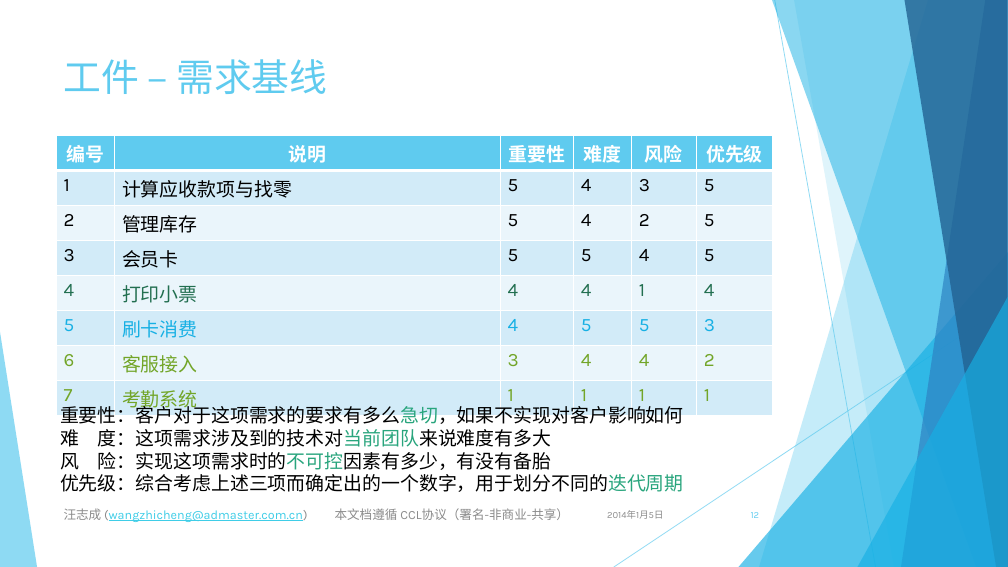
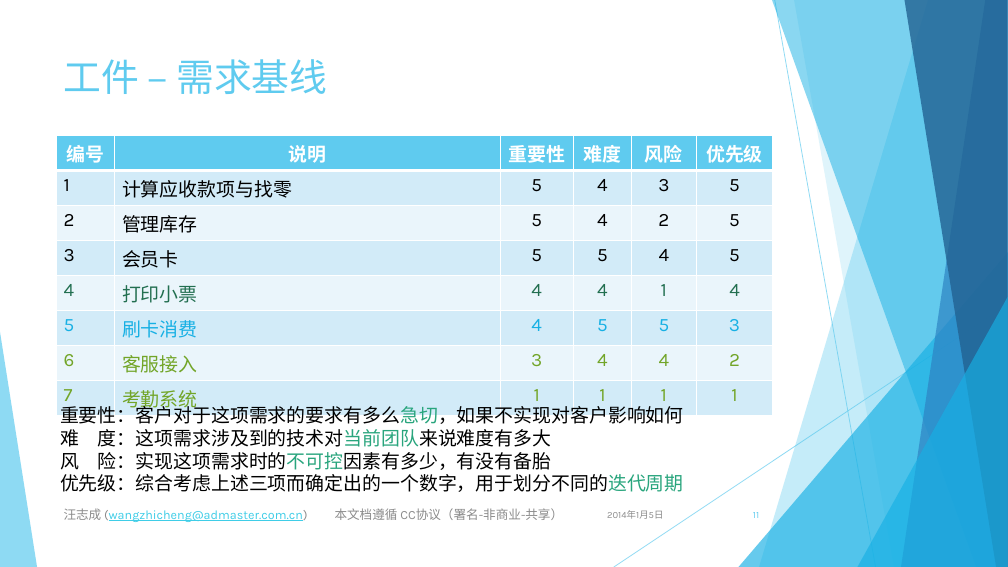
Before and after one commit to jingyanjiaoliu/others, a slide deck: slide 11 of 虚拟案例 - 超市管理系统.pptx (slide 12 before the commit). Drawn at 1008x567 pixels with LibreOffice and Linux fonts; fonts in the diff are those of the drawing. Boxes give left, top, right and bottom in pixels: in the first picture for what was removed or moved away, otherwise in the second. Text is boxed around its words. In the diff, an @@ line names an element or a change of style, - is before the commit and + after.

```diff
--- a/虚拟案例 - 超市管理系统.pptx
+++ b/虚拟案例 - 超市管理系统.pptx
@@ table at (x1=56, y1=136, x2=773, y2=415) @@
@@ alignment left to centre @@
@@ text at (x1=64, y1=508, x2=563, y2=522): text changed @@
-汪志成 (wangzhicheng@admaster.com.cn) 本文档遵循 CCL协议（署名-非商业-共享）
+汪志成 (wangzhicheng@admaster.com.cn) 本文档遵循 CC协议（署名-非商业-共享）
@@ page number at (x1=753, y1=512, x2=759, y2=518): text changed @@
-12
+11
```
Also in this commit, not shown: 25 other slides changed, 1 slide added, 1 other file.
